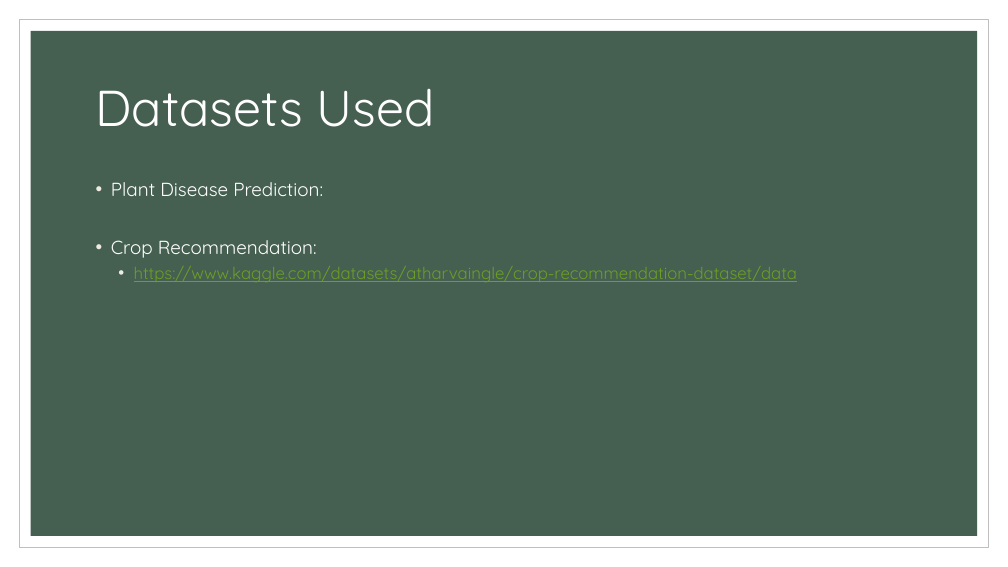
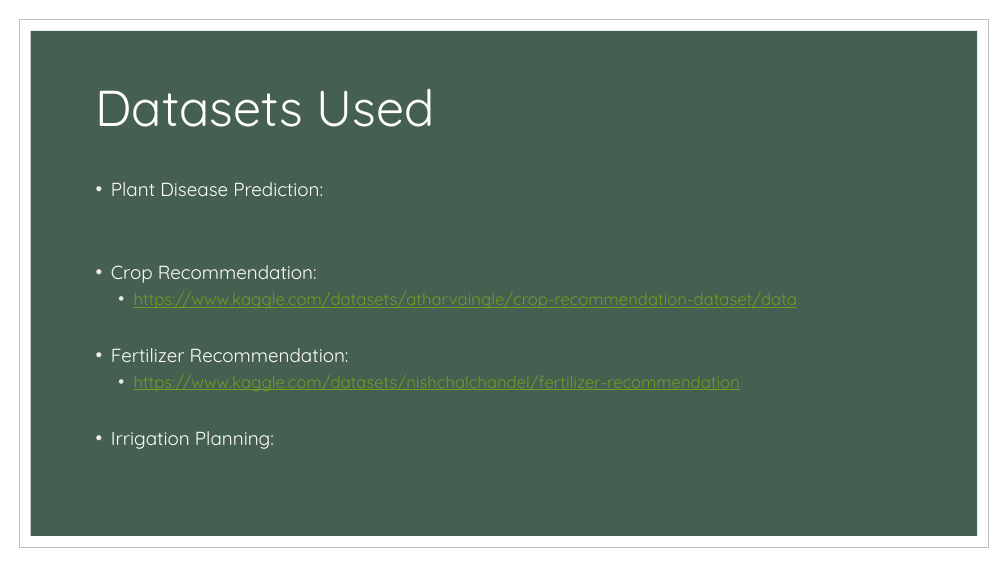
Before and after one commit to Hindavi-1/farming-advisor, a slide deck: slide 3 of Farming_advisor.pptx. Drawn at 1008x567 pixels with LibreOffice and Linux fonts; fonts in the diff are those of the drawing. Boxes give left, top, right and bottom in pixels: in the first picture for what was removed or moved away, otherwise in the second. Text is boxed around its words. In the diff, an @@ line names an element or a change of style, - is before the commit and + after.

Commit message:
irrigation planning

```diff
--- a/Farming_advisor.pptx
+++ b/Farming_advisor.pptx
@@ text at (x1=111, y1=348, x2=740, y2=449): paragraphs added @@
+• Fertilizer Recommendation:
+  • https://www.kaggle.com/datasets/nishchalchandel/fertilizer-recommendation
+• Irrigation Planning:
```
Also in this commit, not shown: 1 slide added, 1 slide removed, 2 other files.
